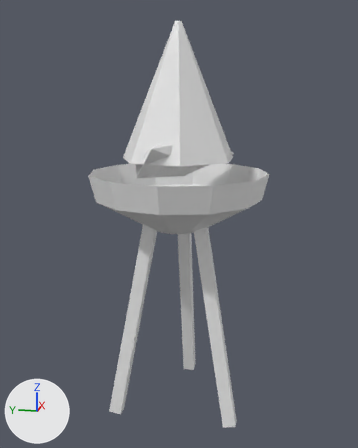
One commit to the OBJ model props/torch.obj: the scene before it, then after it.
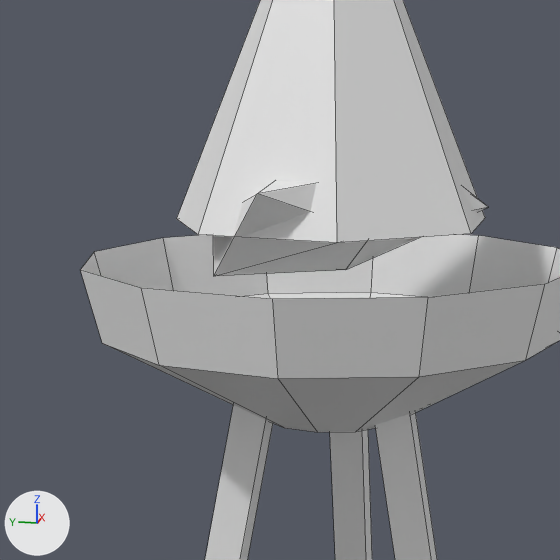
There are two pictures of each version: one whole from a 50 mm camera at (-1.514, -0.304, 1.012) aimed at (0.003, -0.001, 0.632), one close up on the part from 17% to 73% of the width and 18% to 63% of the height. The axes (+X, +Y, +Z) are drawn at lower left. The lights are the same throughout. The last two pictures show the newer version. The close-ups show mesh edges as thin lines. Where no turn or scale is listed for an object, it has been applied to the vertices.

In view in the first close-up: 'iron'.
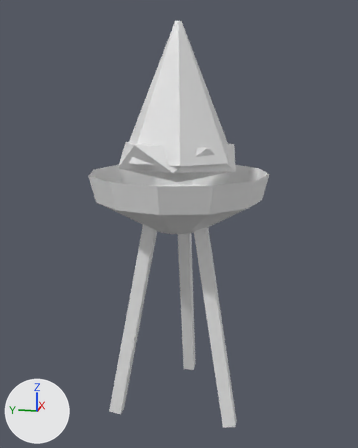
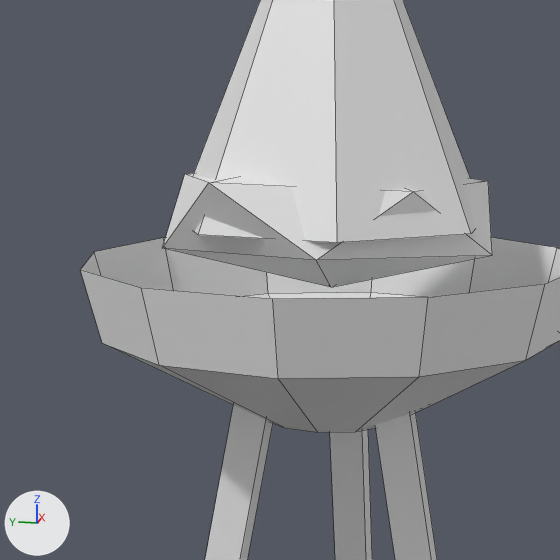
What differs and where, as boxes [x1, y1, x2, y2] in the close-ups (560 x 560 px; the box of a moved part takes in the faces that stretch with it):
part 1 of me_iron, moved or reshaped
    before: [213, 181, 488, 276]
    after: [163, 173, 492, 287]

What changed in the scene script:
```text
Change me_iron:
    where me_iron.from_pydata(...)  # 86 vertices, 72 faces; spans x -0.28..0.28, y -0.28..0.28, z 0.002..1.24
    used by ob_iron; location = (0.0, 0.0, 0.0)
    me_iron part 1
    me_iron.vertices[60].co: (-0.002, -0.016, 0.788) -> (-0.003, 0.001, 0.768)  # pixel (345, 269) -> pixel (331, 287)
    me_iron.vertices[61].co: (-0.119, 0.103, 0.794) -> (0.116, 0.108, 0.814)  # pixel (213, 276) -> not seen
    me_iron.vertices[62].co: (0.065, 0.125, 0.784) -> (0.151, -0.086, 0.808)
    me_iron.vertices[63].co: (0.165, -0.032, 0.818) -> (-0.039, -0.181, 0.813)  # not seen -> pixel (492, 255)
    me_iron.vertices[64].co: (0.029, -0.17, 0.857) -> (-0.175, -0.019, 0.822)  # pixel (488, 207) -> pixel (316, 260)
    me_iron.vertices[65].co: (-0.118, -0.066, 0.844) -> (-0.079, 0.172, 0.817)  # not seen -> pixel (162, 248)
    me_iron.vertices[66].co: (-0.022, 0.13, 0.845) -> (0.154, 0.017, 0.875)
    me_iron.vertices[67].co: (0.162, 0.091, 0.859) -> (0.076, -0.165, 0.882)  # not seen -> pixel (488, 181)
    me_iron.vertices[68].co: (0.106, -0.091, 0.899) -> (-0.115, -0.106, 0.885)  # not seen -> pixel (413, 191)
    me_iron.vertices[69].co: (-0.062, -0.118, 0.912) -> (-0.163, 0.093, 0.895)  # not seen -> pixel (208, 182)
    me_iron.vertices[70].co: (-0.19, 0.037, 0.887) -> (0.039, 0.181, 0.887)  # pixel (257, 193) -> pixel (184, 174)
    me_iron.vertices[71].co: (0.002, 0.017, 0.919) -> (0.002, 0.0, 0.91)
```
